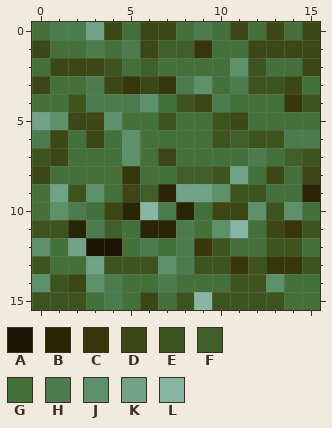
One commit to this pixel-art sprite: data/biome/fields/wfields.png. Above is the file before it was changed.
The file is 16x16 pixels.
Palette (. is transparent): A #1e1403  B #2b2508  C #36380b  D #3b4714  E #3d541f  F #3f602b  G #44703b  H #4c7c4d  J #5d9169  K #70a386  L #89b5a5
Pixels before, first column x 0:
 0 GHHKDGDDGHGDGDGD
 1 DGGHGHDFFCGGDDDD
 2 GDDDEGFGGGGJEGGD
 3 DGGHDCDCHJGHEEDG
 4 GGEHHHJGEDHGGGCE
 5 KJDDJGGEGGEDGGGG
 6 HDGDGJGGGGEFEEHH
 7 EDGGGJGDGGGGHGFE
 8 DGGGGCGGFFEKGDGD
 9 GKEJGDFBKKJEEGGB
10 GJHGDBLHBGDDJEJG
11 EEBHFGBBHGJLGDCE
12 JGKAAGHGHCEGGEEG
13 EGGKEEEJHEECECCE
14 JEDJHGGHGGGEEJGG
15 EEEGHGDGELEEEEGG
After:
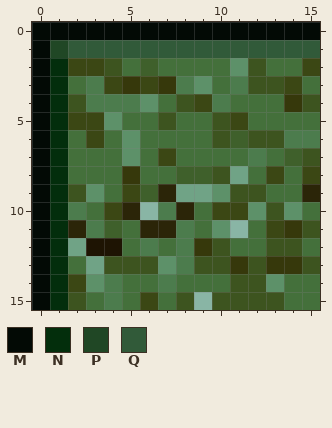
Colours new in this view: M #030a05  N #032e0c  P #204725  Q #315a39
The exact change:
Changed rows in their new state; - is an unchanged pixel.
first column x 0:
 0 MMMMMMMMMMMMMMMM
 1 MPQQQQQQQQQQQQQQ
 2 MN--------------
 3 MN--------------
 4 MN--------------
 5 MN--------------
 6 MN--------------
 7 MN--------------
 8 MN--------------
 9 MN--------------
10 MN--------------
11 MN--------------
12 MN--------------
13 MN--------------
14 MN--------------
15 MN--------------
